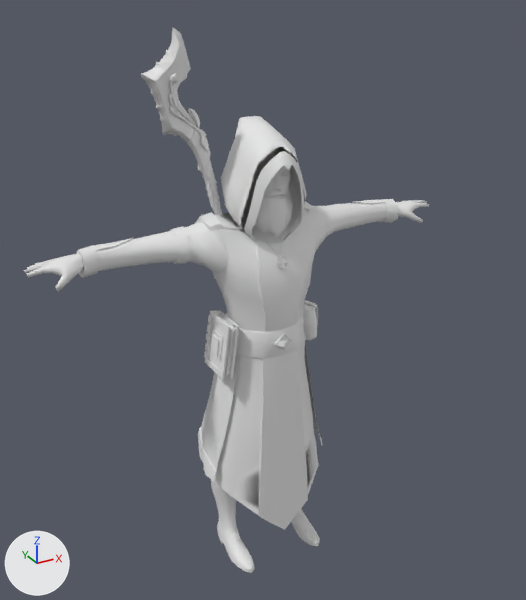
Two versions of the FBX model Content/Texture/FBX/Mage.fbx, one commit apart.
One viewpoint serves both versions: a 50 mm camera at (-1.26, -2.28, 2.3) aimed at (0.02, 0.06, 1.13). Lighting does not change. The marker at lower left points along +X, +Y and +Z. Materials are left out; every surface is plain grey.

Names of what the first picture shows: 'Body', 'Head', 'Staff'.
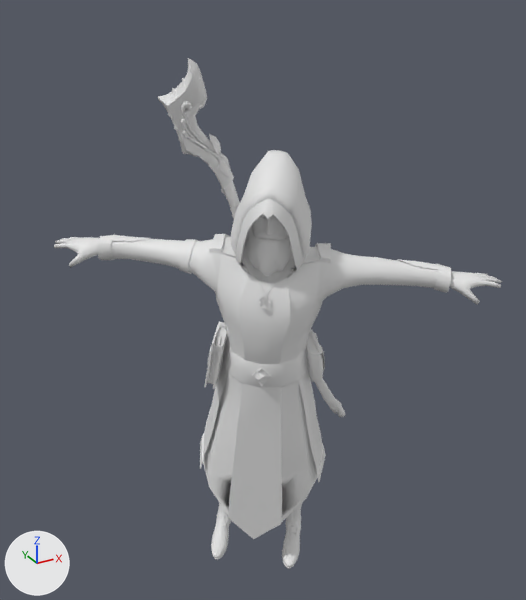
What the commit changed:
Object 'Body' (ob_body) moves from (0.0, 0.0, 0.0) to (0.029, 0.122, -0.1).
Object 'Body' (ob_body) turns from (0, 0, 0) to (7.3, 2.9, -35) degrees about x, y and z.
Object 'Staff' (ob_staff) moves from (0.0, 0.0, 0.0) to (0.029, 0.122, -0.1).
Object 'Staff' (ob_staff) turns from (-12, 66, -11) to (7.2, 69, -29) degrees about x, y and z.
Object 'Head' (ob_head) moves from (0.0, 0.0, 0.0) to (0.029, 0.122, -0.1).
Object 'Head' (ob_head) turns from (0, 0, 0) to (7.3, 2.9, -35) degrees about x, y and z.

Pixel boxes (x1, y1, x2, y2) of what changed, in the pictures (526 x 600 px):
'Body', moved, turned: before (24, 116, 430, 573); after (54, 150, 502, 569)
'Staff', moved, turned: before (141, 27, 222, 215); after (158, 58, 345, 417)
'Head', moved, turned: before (255, 166, 293, 237); after (245, 214, 292, 277)
